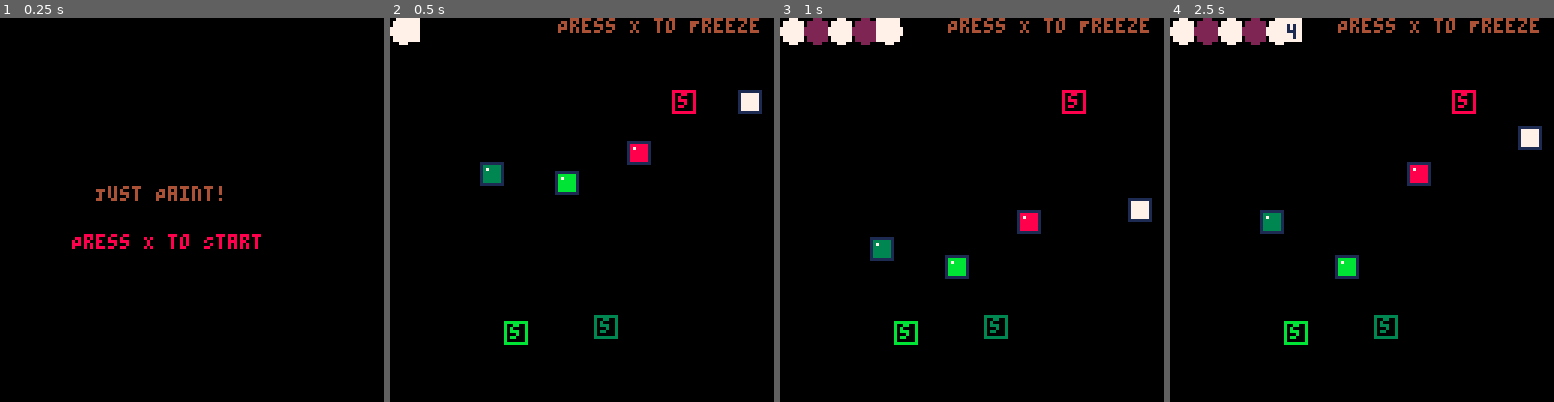
Above: before the commit, frames 1-4 (left to right).
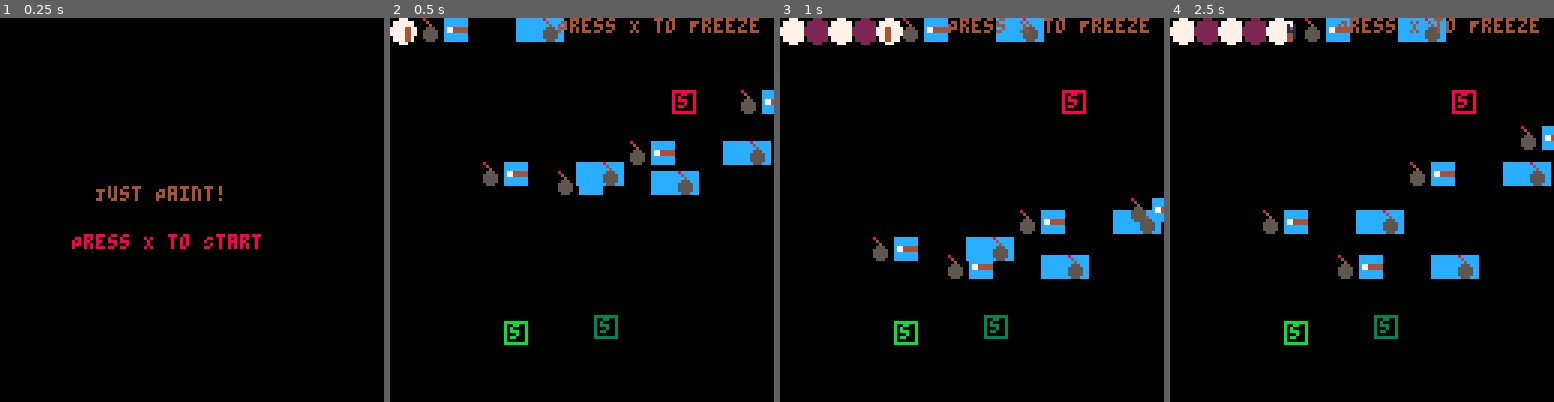
Above: after the commit, the same moments.

Repository: franklant/COMP440_Assignment_3_Repo
Game: PICO-8 cartridge pico_puzzle_game_wip.p8
Two runs of this game, one before a commit and one after it. Both use one fixed random seed, a clock stepped at 60 frames per second and the inputs below.
Inputs:
- Up to frame 1 (0.25 s): no input
- Up to frame 2 (0.5 s): tap X (X key) at 0.33 s
- Up to frame 3 (1 s): no input
- Up to frame 4 (2.5 s): tap X (X key) at 1.07, 1.85 s

Frame 1 is identical in both runs. In frame 2, 6.4% of the frame differs, in the area x 1-100%, y 0-47%; in frame 3, 6.2%; in frame 4, 6.6%, in the area x 23-100%, y 0-68%.

Commit message:
update bomb and player sprites

Diff:
--- a/pico_puzzle_game_wip.p8
+++ b/pico_puzzle_game_wip.p8
@@ -245,13 +245,14 @@
 
 function draw_player()
     -- subject to change
-    rectfill(
-        player.x,
-        player.y,
-        player.x + player.size - 1,
-        player.y + player.size - 1,
-        7
-    )
+    -- rectfill(
+    --     player.x,
+    --     player.y,
+    --     player.x + player.size,
+    --     player.y + player.size,
+    --     7
+    -- )
+    spr(0, player.x, player.y, player.size, player.size, false, false)
 
     if countdown_duration > 0 then
         print(flr(countdown_duration / 60) + 1, player.x + 3, player.y + 2, 1)
@@ -344,9 +345,10 @@
         if not is_bomb_active(bomb) then
             interior_color = 5 -- Deactivated color
         end
-        rectfill(bomb.x, bomb.y, bomb.x + bomb.size - 1, bomb.y + bomb.size - 1, 1)
-        rectfill(bomb.x + 1, bomb.y + 1, bomb.x + bomb.size - 2, bomb.y + bomb.size - 2, interior_color)
-        pset(bomb.x + 2, bomb.y + 2, 7)
+        -- rectfill(bomb.x, bomb.y, bomb.x + bomb.size - 1, bomb.y + bomb.size - 1, 1)
+        -- rectfill(bomb.x + 1, bomb.y + 1, bomb.x + bomb.size - 2, bomb.y + bomb.size - 2, interior_color)
+        -- pset(bomb.x + 2, bomb.y + 2, 7)
+        spr(1, bomb.x, bomb.y, bomb.size, bomb.size, false, false)
     end
 end
 
@@ -483,9 +485,11 @@
     end
 end
 __gfx__
-00000000000000000000000000000000000000000000000000000000000000000000000000000000000000000000000000000000000000000000000000000000
-00000000000000000000000000000000000000000000000000000000000000000000000000000000000000000000000000000000000000000000000000000000
-00700700000000000000000000000000000000000000000000000000000000000000000000000000000000000000000000000000000000000000000000000000
-00077000000000000000000000000000000000000000000000000000000000000000000000000000000000000000000000000000000000000000000000000000
-00077000000000000000000000000000000000000000000000000000000000000000000000000000000000000000000000000000000000000000000000000000
-00700700000000000000000000000000000000000000000000000000000000000000000000000000000000000000000000000000000000000000000000000000
+0000000008000000cccccccc0000000000000000ccccccccc8cccccc000000000000000000000000000000000000000000000000000000000000000000000000
+0007700000400000cccccccc0000000000000000cccccccccc4ccccc000000000000000000000000000000000000000000000000000000000000000000000000
+0007700000040000cccccccc0000000000000000ccccccccccc4cccc000000000000000000000000000000000000000000000000000000000000000000000000
+0004400000555000c77444440000000000000000cccccccccc555ccc000000000000000000000000000000000000000000000000000000000000000000000000
+0004400005555500c77444440000000000000000ccccccccc55555cc000000000000000000000000000000000000000000000000000000000000000000000000
+0004400005555500cccccccc0000000000000000ccccccccc55555cc000000000000000000000000000000000000000000000000000000000000000000000000
+0004400005555500cccccccc0000000000000000ccccccccc55555cc000000000000000000000000000000000000000000000000000000000000000000000000
+0004400000555000cccccccc0000000000000000cccccccccc555ccc000000000000000000000000000000000000000000000000000000000000000000000000
